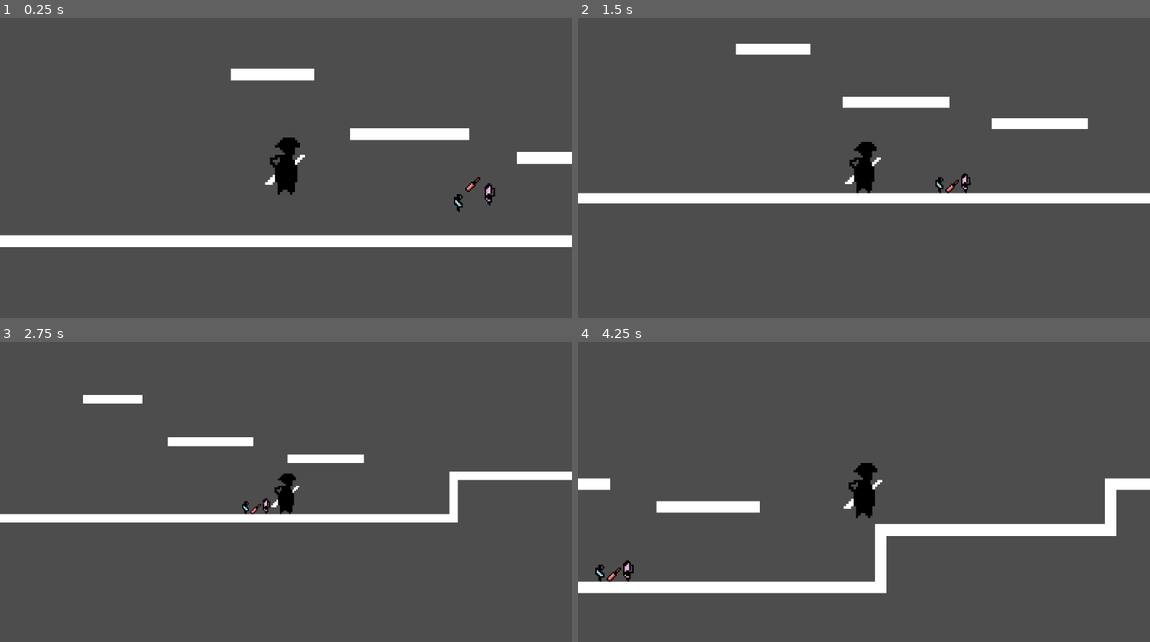
Above: before the commit, frames 1-4 (two rows, left to right).
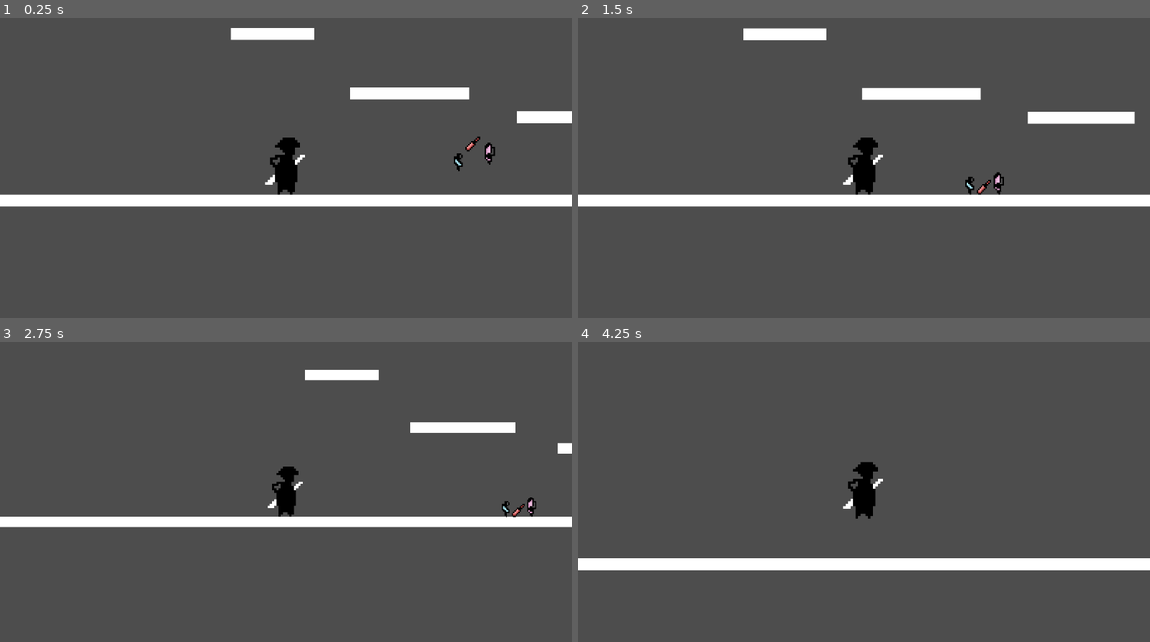
Above: after the commit, the same moments.

Repository: Glitch9wave/platformer-demo
Game: Godot game, scene res://scenes/main.tscn
The game is run twice, just before and just after one commit, with the same random seed, the same clock (stepped at 60 frames per second) and the same inputs.
Inputs:
- Up to frame 1 (0.25 s): no input
- Up to frame 2 (1.5 s): tap Enter (ui_accept) at 0.5, 0.77 s; hold A (keycode_A) 0.53-1.28 s; hold Right (ui_right) from 0.53 s (still down); tap D (keycode_D) at 1.35 s
- Up to frame 3 (2.75 s): tap Enter (ui_accept) at 1.52 s; release Right (ui_right) at 2.03 s; hold Left (ui_left) from 2.03 s (still down); hold A (keycode_A) from 2.03 s (still down)
- Up to frame 4 (4.25 s): release Left (ui_left) at 2.78 s; release A (keycode_A) at 2.78 s; hold Right (ui_right) from 2.78 s (still down); tap D (keycode_D) at 2.85 s; tap Enter (ui_accept) at 3.02, 3.77 s; hold A (keycode_A) from 3.53 s (still down)

The runs differ from the first frame. In frame 1, 12% of the frame differs, in the area x 0-100%, y 3-77%; in frame 2, 5.8%; in frame 3, 6.5%; in frame 4, 9.8%.

Commit message:
more acceleration while falling and velocity clamp

Diff:
--- a/scripts/player.gd
+++ b/scripts/player.gd
@@ -1,7 +1,7 @@
 extends CharacterBody2D
 
 func acceleration():
-	var effective_velocity = 1000
+	var effective_velocity = 700
 	var k = abs(velocity.x)/effective_velocity
 
 	var max_acceleration:float = 500
@@ -53,7 +53,13 @@
 			offset += -1;
 		velocity += offset * acceleration() * Vector2.RIGHT
 
-	velocity += gravity * Vector2.DOWN
+	if velocity.y < 0:
+		velocity += gravity * Vector2.DOWN
+	elif not is_on_floor():
+		velocity += gravity * Vector2.DOWN * 2
+
+	if velocity.y > 2000:
+		velocity.y = 2000
 
 	move_and_slide()
 
